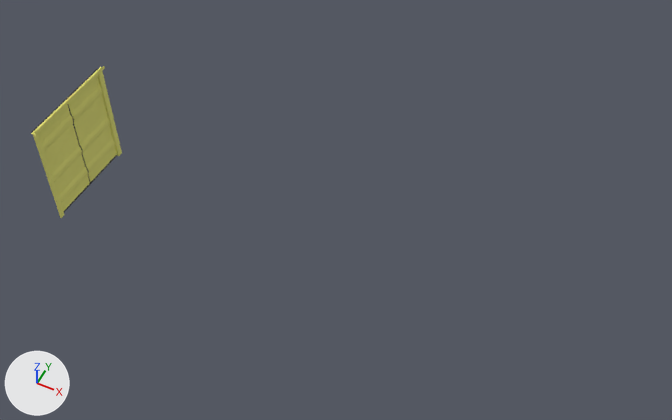
An edit to the glTF model public/models/container/40/high/rear-top-sprayfoam.glb, drawn before and after from the same camera.
Before and after are seen from a camera (50 mm lens) standing at (11.72, -9.46, 15.78) and looking at (6.14, 1.7, 1.83). Lighting does not change. The marker at lower left points along +X, +Y and +Z. Where no turn or scale is listed for an object, it has been applied to the vertices.

Objects in the first picture: '40FT HC Sprayfoam_RearTop'.
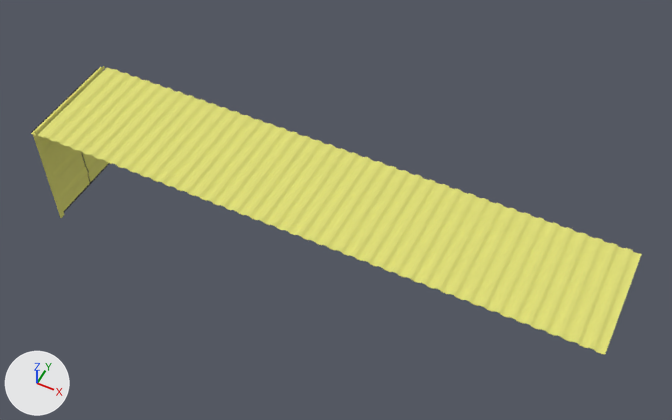
Commit message: 40 hc sprayfoam

Edits to the bpy script that builds the scene:
```text
Add me_40ft_hc_sprayfoam_ceiling:
    me_40ft_hc_sprayfoam_ceiling.from_pydata(...)  # 1364 vertices, 2724 faces; spans x -5.78..5.86, y -1.97..0.4, z 1.71..1.76
    me_40ft_hc_sprayfoam_ceiling.materials.append(mat_sprayfoam)
Add ob_40ft_hc_sprayfoam_ceiling:
    ob_40ft_hc_sprayfoam_ceiling = bpy.data.objects.new('40FT HC Sprayfoam_Ceiling', me_40ft_hc_sprayfoam_ceiling)
    ob_40ft_hc_sprayfoam_ceiling.location = (6.03, 2.01, 1.09)
```

Where the change shows, as pixel boxes [x1, y1, x2, y2] in the pictures (672 x 420 px):
'40FT HC Sprayfoam_Ceiling', added: after [37, 67, 642, 355]
